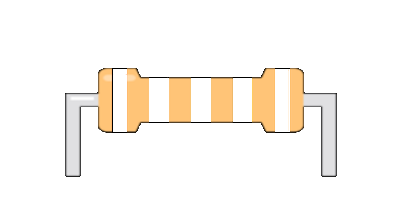
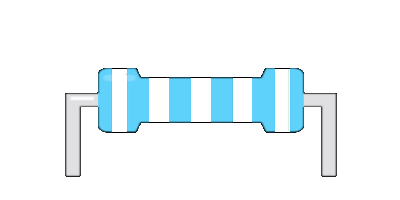
Before/after of a 400x200 layered artwork. What changed in the layer stack:
painted on "Layer" over [97, 68, 305, 133]
painted on "Layer #1" over [112, 69, 113, 132]
